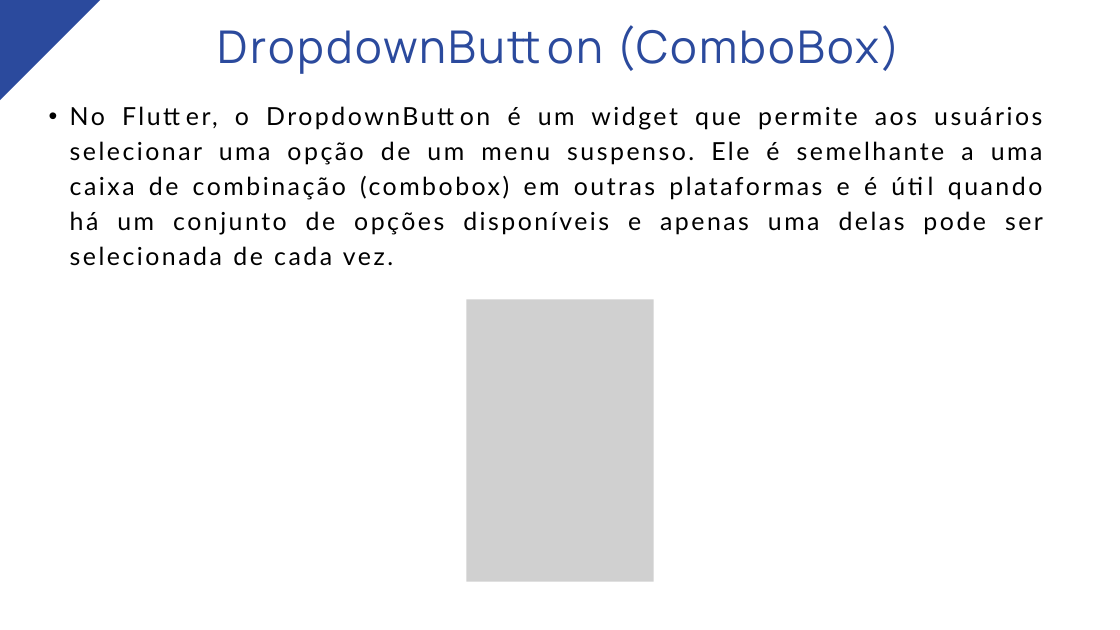
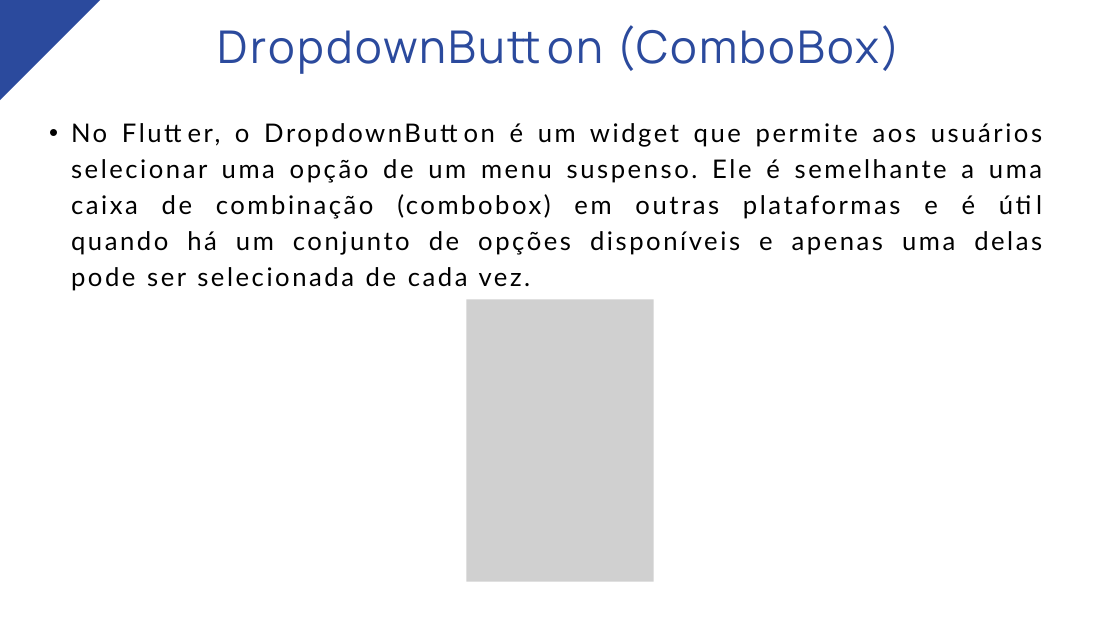
Before and after one commit to marcosdosea/TreinamentoFlutter, a slide deck: slide 10 of Aula14-Componentes de Formulários/Aula14-Componentes de Formulários.pptx (slide 8 before the commit). Drawn at 1120x630 pixels with LibreOffice and Linux fonts; fonts in the diff are those of the drawing; grey boxes stand for pictures. Boxes give left, top, right and bottom in pixels: in the first picture for what was removed or moved away, otherwise in the second. Text is boxed around its words. In the diff, an @@ line names an element or a change of style, - is before the commit and + after.

```diff
--- a/Aula14-Componentes de Formulários/Aula14-Componentes de Formulários.pptx
+++ b/Aula14-Componentes de Formulários/Aula14-Componentes de Formulários.pptx
@@ text "No Flutter, o DropdownButton é ...": place and size @@
-text "No Flutter, o DropdownButton é ..." at <box>70,106,1043,265</box>
+text "No Flutter, o DropdownButton é ..." at <box>71,123,1042,291</box>
@@ text "No Flutter, o DropdownButton é ..." at <box>71,123,1042,291</box>: size 32 to 33 pt, letter spacing 3.2 to 3.3 pt; indent changed; line spacing 44.8pt to 46.2pt @@
```
Also in this commit, not shown: 6 other slides changed, 15 slides added, 1 other file.
